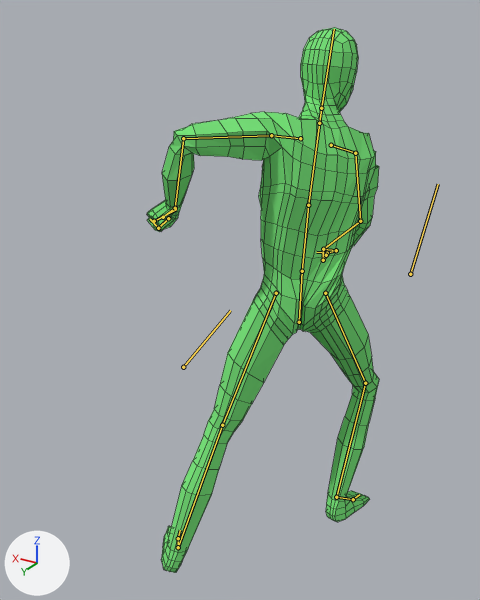
Before and after pictures for a commit that changed the Blender file Bandit Game/Assets/Models/CharacterModel.blend.
Rendered twice from a 50 mm lens placed at (-0.875, 1.716, 1.8), pointed at (0.218, -0.106, 0.889). The lights are fixed; the arrows at lower left show +X, +Y and +Z. Both versions are drawn at frame 21 of the action 'LightCut1'; the numbers are the values there. The bones that bend it are drawn over the model as lines. Mesh edges are drawn as thin lines.

The first picture shows 'Character'.
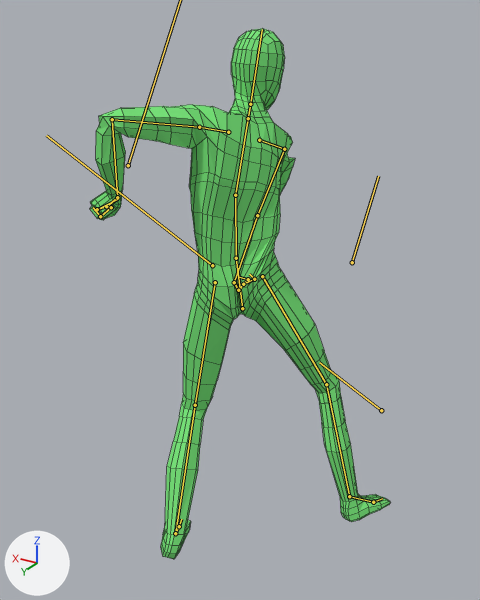
Boxes [x1, y1, x2, y2] around the edits, measured in the pictures (480 x 600 px):
'Character', posed (29% wider): before [147, 27, 379, 573]; after [90, 28, 390, 559]
bone 'Hips', root to tip: before (299, 322) to (302, 271); after (242, 308) to (236, 258)
bone 'Spine', root to tip: before (302, 271) to (308, 205); after (236, 258) to (235, 195)
bone 'Chest', root to tip: before (308, 205) to (319, 123); after (235, 195) to (248, 118)
bone 'Neck', root to tip: before (319, 123) to (321, 108); after (248, 118) to (250, 104)

The change, as a list of edits to the scene's bpy script:
```text
Change bone_legik_l:
    where bone_legik_l = bpy.data.objects['Armature'].pose.bones['LegIK.L']
    bone_legik_l.location: (0.095, 0.244, -0.011) -> (0.142, 0.193, -0.011)
    bone_legik_l.rotation_quaternion: (0.963, 0.0, 0.0, 0.27) -> (0.975, 0.0, 0.0, 0.223)  # degrees (0, 0, 31) -> degrees (0, 0, 26)
    bone_legik_l.scale: (1.0, 1.0, 1.0) -> (1.35, 1.07, 1.0)
Change bone_legik_r:
    where bone_legik_r = bpy.data.objects['Armature'].pose.bones['LegIK.R']
    bone_legik_r.location: (0.015, -0.287, -0.01) -> (-0.027, -0.315, -0.01)
    bone_legik_r.rotation_quaternion: (0.992, 0.0, 0.0, -0.128) -> (0.955, 0.0, 0.0, -0.295)  # degrees (0, 0, -15) -> degrees (0, 0, -34)
    bone_legik_r.scale: (1.0, 1.0, 1.0) -> (1.35, 1.07, 1.0)
Change bone_rootbone:
    where bone_rootbone = bpy.data.objects['Armature'].pose.bones['RootBone']
    bone_rootbone.location: (0.0, 0.13, 0.101) -> (0.223, 0.13, 0.101)
Change bone_hips:
    where bone_hips = bpy.data.objects['Armature'].pose.bones['Hips']  # child of 'RootBone'
    bone_hips.rotation_quaternion: (0.953, 0.021, 0.303, 0.007) -> (0.954, 0.044, 0.289, -0.072)  # degrees (3, 35, 2) -> degrees (3, 34, -8)
Change bone_spine:
    where bone_spine = bpy.data.objects['Armature'].pose.bones['Spine']  # child of 'Hips'
    bone_spine.rotation_quaternion: (0.995, 0.031, 0.095, 0.026) -> (0.993, 0.014, 0.103, 0.055)  # degrees (4, 11, 3) -> degrees (2, 12, 7)
Change bone_chest:
    where bone_chest = bpy.data.objects['Armature'].pose.bones['Chest']  # child of 'Spine'
    bone_chest.rotation_quaternion: (0.975, 0.108, 0.179, 0.07) -> (0.971, 0.063, 0.198, 0.116)  # degrees (14, 19, 11) -> degrees (10, 22, 16)
Change bone_neck:
    where bone_neck = bpy.data.objects['Armature'].pose.bones['Neck']  # child of 'Chest'
    bone_neck.rotation_quaternion: (0.925, -0.108, -0.314, 0.188) -> (0.924, -0.126, -0.319, 0.169)  # degrees (-22, -33, 29) -> degrees (-24, -33, 28)
Change bone_armik_l:
    where bone_armik_l = bpy.data.objects['Armature'].pose.bones['ArmIK.L']
    bone_armik_l.location: (-0.403, 0.072, -0.277) -> (-0.181, 0.084, -0.272)
Change bone_armik_r:
    where bone_armik_r = bpy.data.objects['Armature'].pose.bones['ArmIK.R']
    bone_armik_r.location: (0.847, -0.623, -0.578) -> (1.072, -0.314, -0.658)
    bone_armik_r.rotation_quaternion: (0.593, -0.077, -0.771, 0.112) -> (-0.139, 0.709, -0.498, 0.481)  # degrees (48, -112, -45) -> degrees (-126, -33, -87)
```
